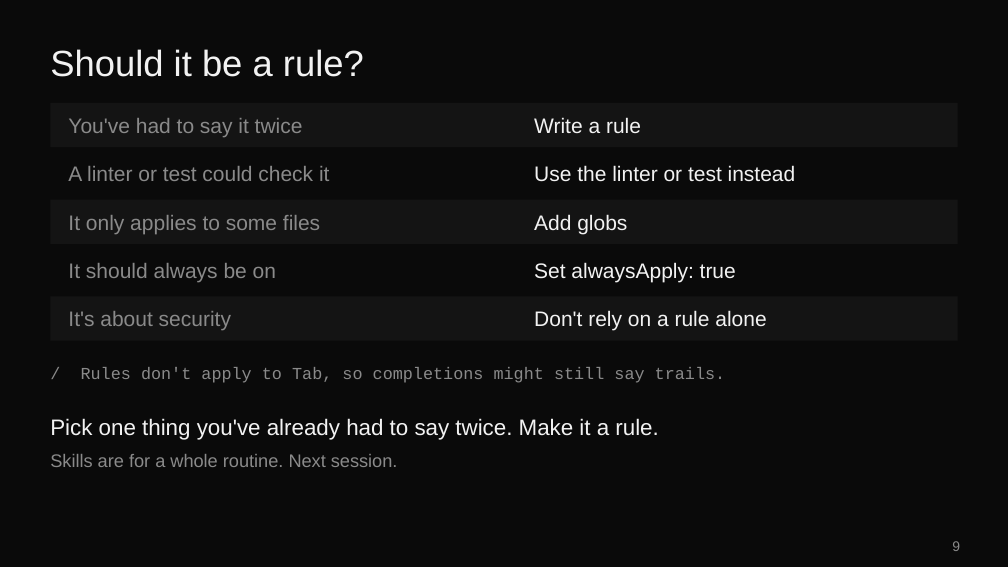
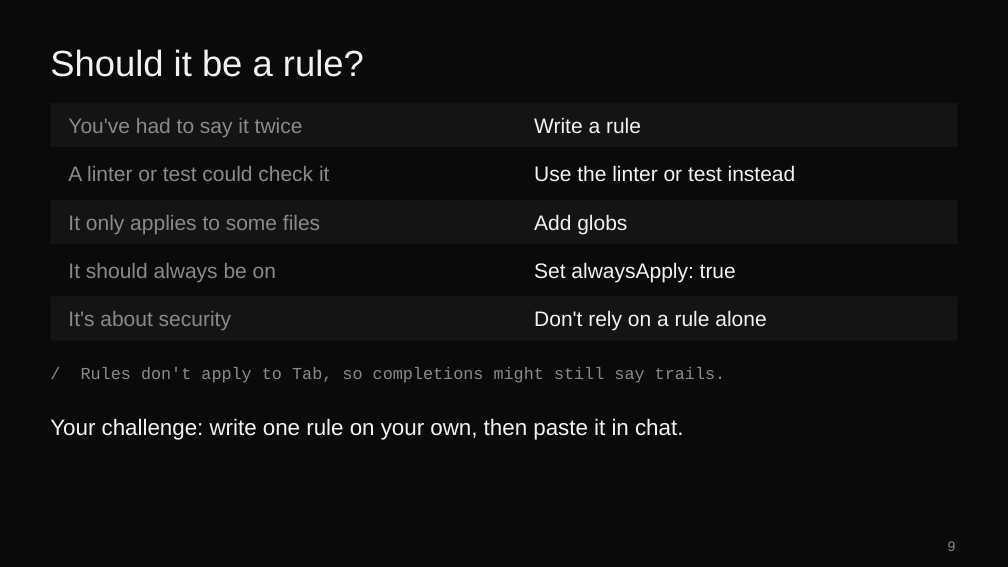
Before and after one commit to eveporcello/snowtooth-rules-teacher-guide, a slide deck: slide 9 of snowtooth-rules.pptx. Drawn at 1008x567 pixels with LibreOffice and Linux fonts; fonts in the diff are those of the drawing. Boxes give left, top, right and bottom in pixels: in the first picture for what was removed or moved away, otherwise in the second. Text is boxed around its words. In the diff, an @@ line names an element or a change of style, - is before the commit and + after.

```diff
--- a/snowtooth-rules.pptx
+++ b/snowtooth-rules.pptx
@@ text removed at (x1=50, y1=418, x2=658, y2=440) @@
-Pick one thing you've already had to say twice. Make it a rule.
@@ text added at (x1=50, y1=418, x2=683, y2=440), 16 pt, text #F2F2F2 @@
+Your challenge: write one rule on your own, then paste it in chat.
@@ text removed at (x1=50, y1=454, x2=398, y2=467) @@
-Skills are for a whole routine. Next session.
@@ page number moved from (x1=952, y1=541, x2=960, y2=551) to (x1=948, y1=541, x2=956, y2=551) @@
```
Also in this commit, not shown: 8 other slides changed, 3 other files.
